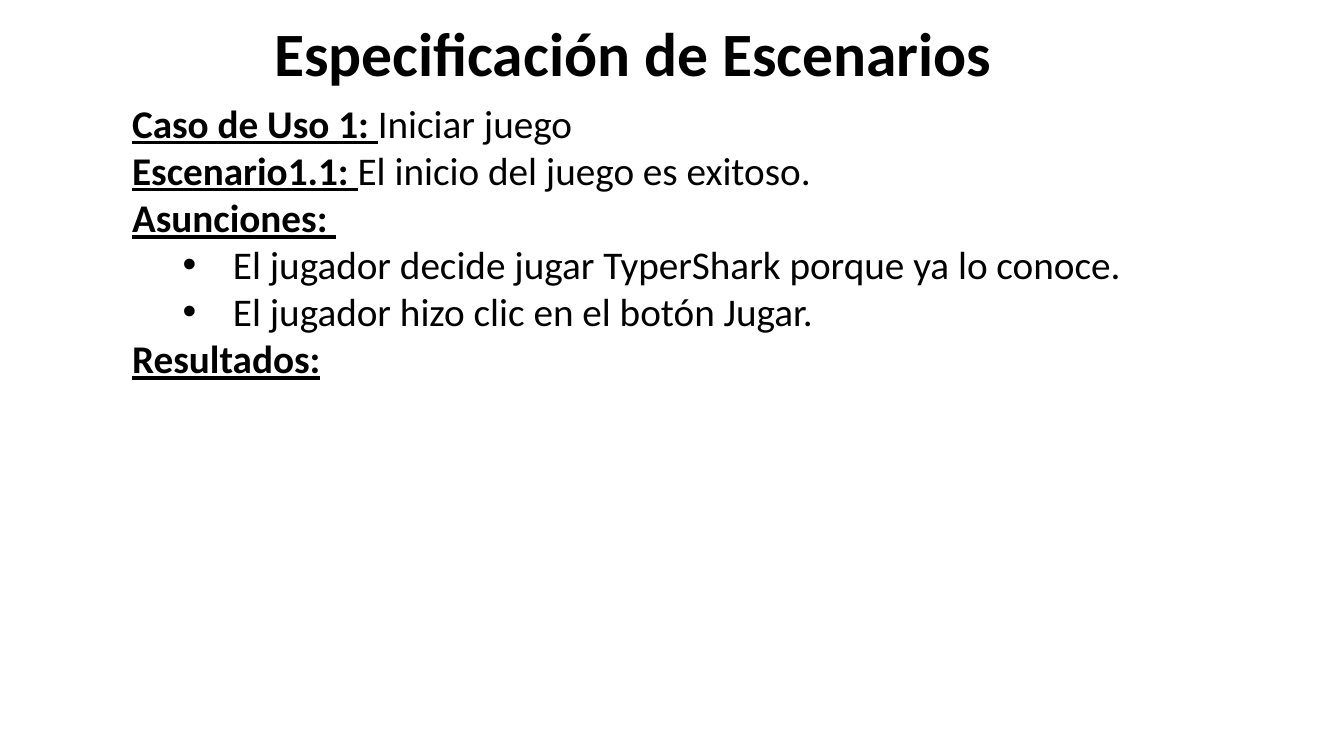
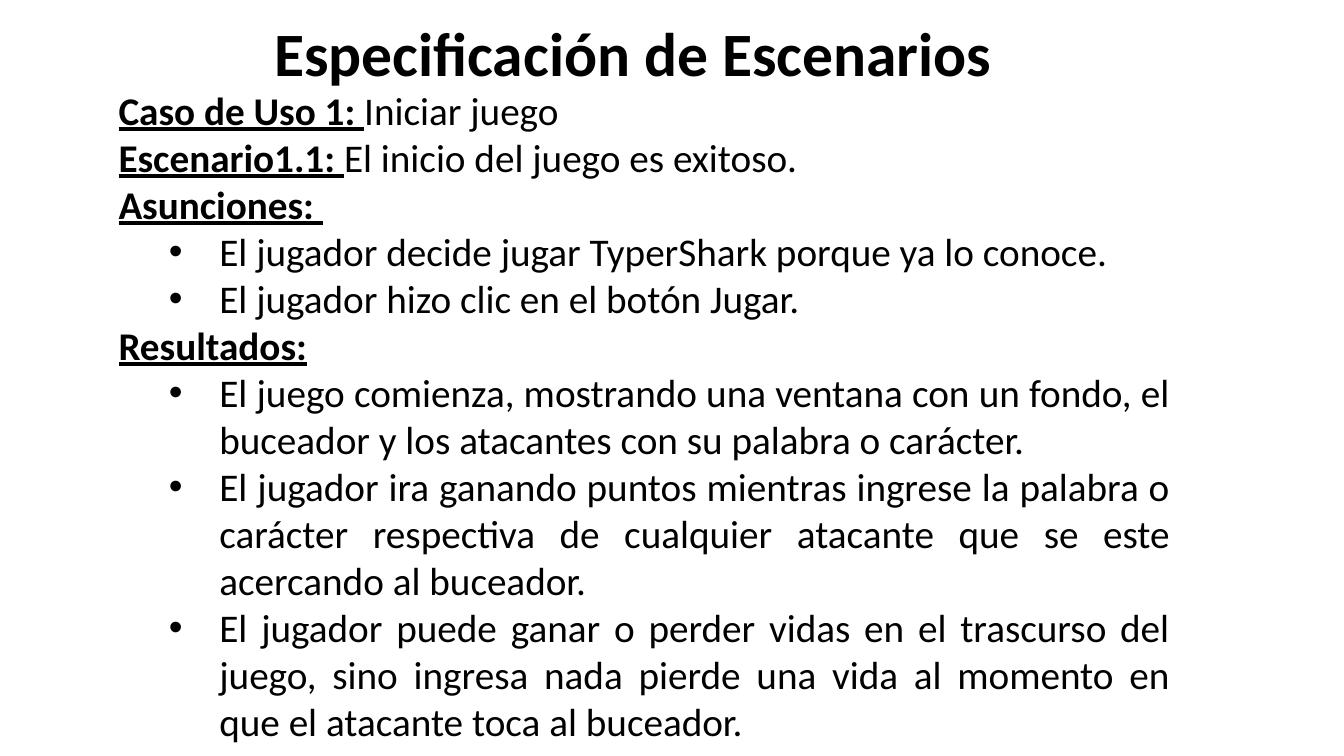
Before and after one commit to csacarelo/POO_Proyect, a slide deck: slide 10 of Proyecto_Final_v1.0/PresentaciónProyecto2.pptx. Drawn at 1344x756 pixels with LibreOffice and Linux fonts; fonts in the diff are those of the drawing. Boxes give left, top, right and bottom in pixels: in the first picture for what was removed or moved away, otherwise in the second. Text is boxed around its words. In the diff, an @@ line names an element or a change of style, - is before the commit and + after.

Commit message:
Diapositivas para presentacion de Proyecto segunda parte añadida y se adjunta el diagrama de clases del juego en pdf

```diff
--- a/Proyecto_Final_v1.0/PresentaciónProyecto2.pptx
+++ b/Proyecto_Final_v1.0/PresentaciónProyecto2.pptx
@@ text "Caso de Uso 1: Iniciar ...": place and size @@
-text "Caso de Uso 1: Iniciar ..." at (132,110,1120,380)
+text "Caso de Uso 1: Iniciar ..." at (119,97,1170,743)
@@ text at (219,379,1170,743): paragraphs added @@
+  • El juego comienza, mostrando una ventana con un fondo, el buceador y los atacantes con su palabra o carácter.
+  • El jugador ira ganando puntos mientras ingrese la palabra o carácter respectiva de cualquier atacante que se este acercando al buceador.
+  • El jugador puede ganar o perder vidas en el trascurso del juego, sino ingresa nada pierde una vida al momento en que el atacante toca al buceador.
```
Also in this commit, not shown: 3 other slides changed, 8 slides added, 2 other files.
